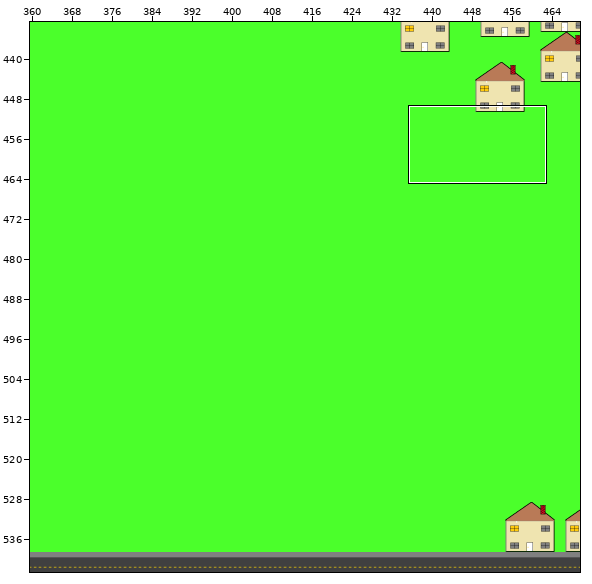
Level history. Tiled map: Workspace/Game/core/assets/Map/map2.tmx. The picture above shows the old version from afar; the outline marks the close-up.
Close-up. As it was:
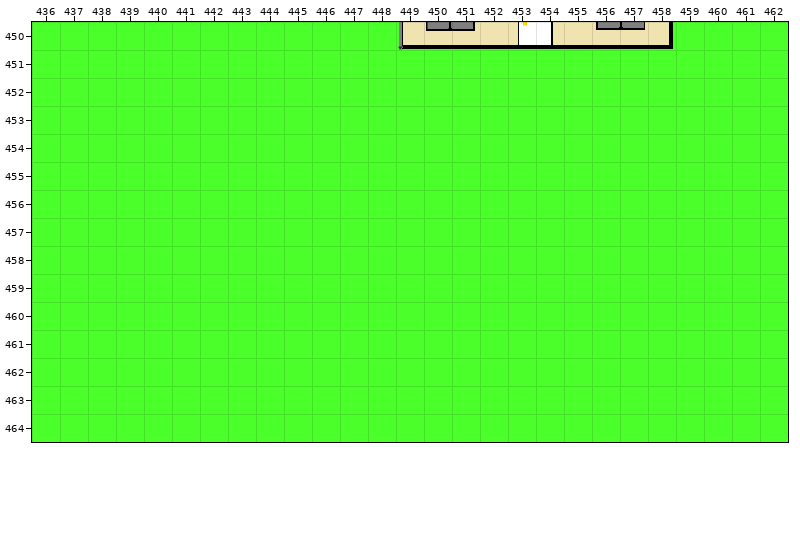
Cells are 32x32 px. Shown: x 436..462, y 450..464. The commit also changed other parts of the map, which this record leaves out.
And afterwards:
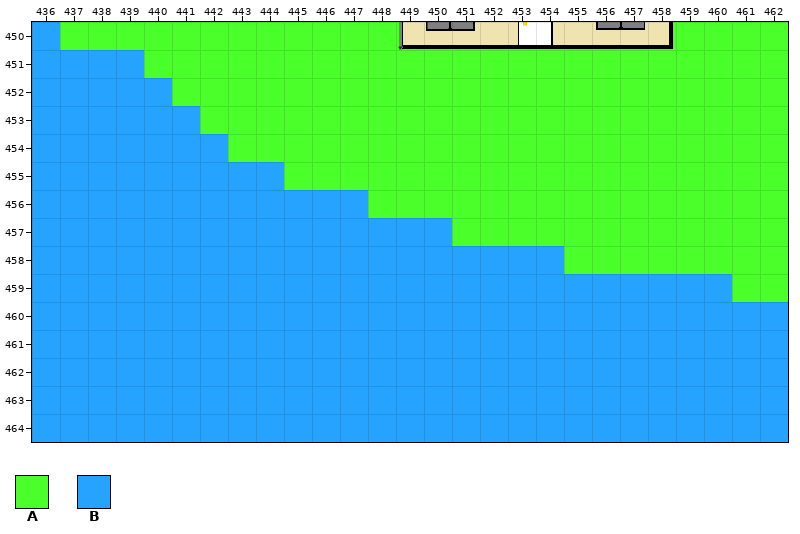
Key: from "Grass": A 0; from "Water": B 0.
_ is an empty cell.
Changes in this commit:
Layer "Terrain Layer":
y 450: x 436 A -> B
y 451: x 436..439 AAAA -> BBBB
y 452: x 436..440 AAAAA -> BBBBB
y 453: x 436..441 AAAAAA -> BBBBBB
y 454: x 436..442 AAAAAAA -> BBBBBBB
y 455: x 436..444 AAAAAAAAA -> BBBBBBBBB
y 456: x 436..447 AAAAAAAAAAAA -> BBBBBBBBBBBB
y 457: x 436..450 AAAAAAAAAAAAAAA -> BBBBBBBBBBBBBBB
y 458: x 436..454 AAAAAAAAAAAAAAAAAAA -> BBBBBBBBBBBBBBBBBBB
y 459: x 436..460 AAAAAAAAAAAAAAAAAAAAAAAAA -> BBBBBBBBBBBBBBBBBBBBBBBBB
y 460..464: x 436..462 AAAAAAAAAAAAAAAAAAAAAAAAAAA -> BBBBBBBBBBBBBBBBBBBBBBBBBBB
Changed places in both close-ups, as pixel boxes (x1, y1, x2, y2):
changed: (32, 22, 788, 442)
